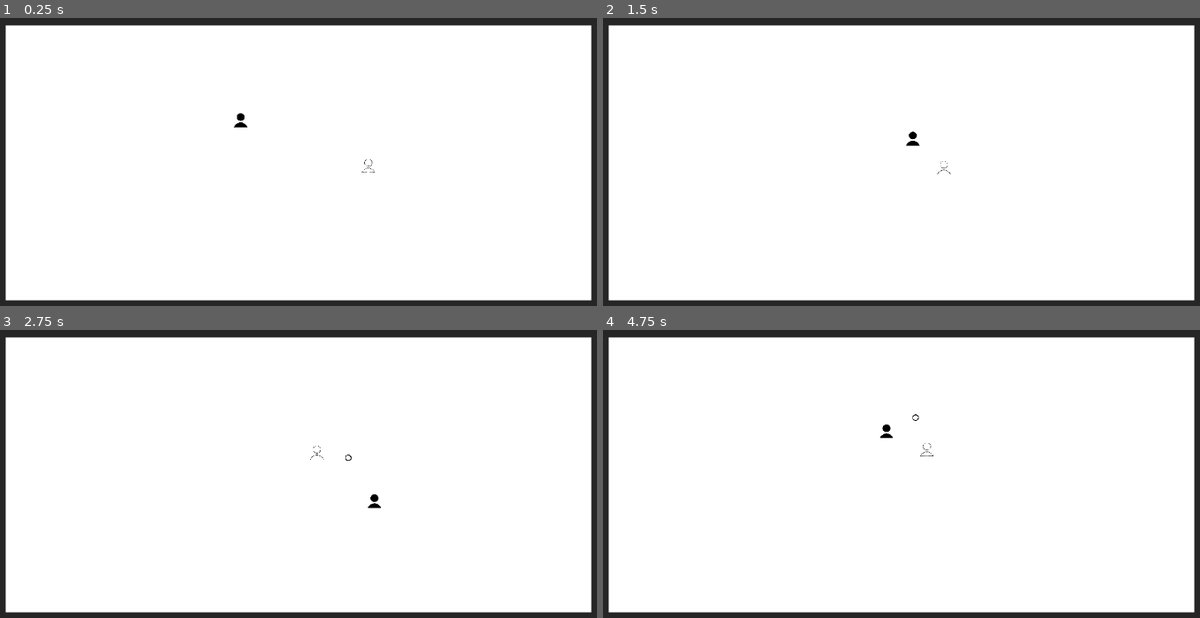
Above: before the commit, frames 1-4 (two rows, left to right).
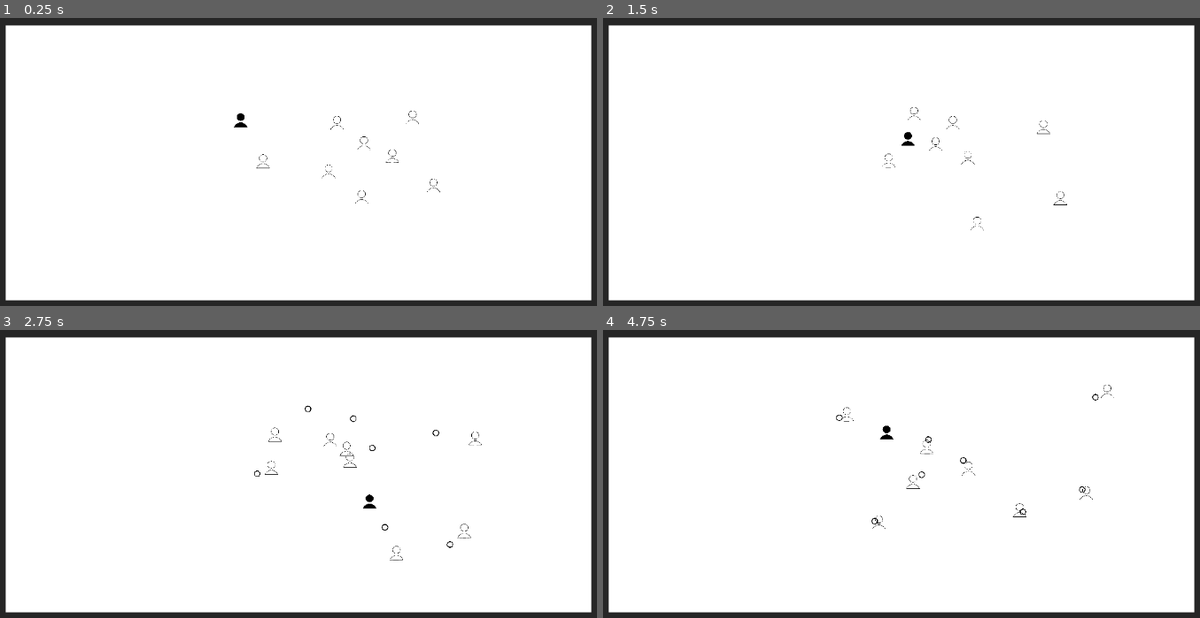
Above: after the commit, the same moments.

Repository: haihala/mankind-knew
Game: Godot game, scene res://world.tscn
Two runs of this game, one before a commit and one after it. Both use one fixed random seed, a clock stepped at 60 frames per second and the inputs below.
Inputs:
- Up to frame 1 (0.25 s): no input
- Up to frame 2 (1.5 s): hold D (move_right) 0.53-1.28 s; hold S (move_down) from 1.28 s (still down)
- Up to frame 3 (2.75 s): release S (move_down) at 2.03 s; hold D (move_right) from 2.03 s (still down)
- Up to frame 4 (4.75 s): release D (move_right) at 2.78 s; hold W (move_up) 2.78-3.53 s; hold A (move_left) from 3.53 s (still down)

The runs differ from the first frame. In frame 1, 0.2% of the frame differs, in the area x 42-74%, y 32-65%; in frame 2, 0.3%; in frame 3, 0.4%, in the area x 42-81%, y 26-81%; in frame 4, 0.4%.

Commit message:
NPCs know their beliefs, shoot projectiles accordingly and build up belief

Diff:
--- a/godot-project/npc.gd
+++ b/godot-project/npc.gd
@@ -1,11 +1,17 @@
 extends CharacterBody2D
+class_name NPC
+
+enum Belief {RED, GREEN, BLUE, PURPLE, TEAL}
 
 @export var projectile_scene: PackedScene
 @export var speed: float = 50
 var next_direction: Vector2
 var prev_direction: Vector2
+var beliefs: Dictionary = {}
+var total_belief: float = 0
 
 func _ready():
+	add_belief(Belief.values().pick_random(), 0.2)
 	update_decisions()
 
 func _physics_process(delta: float) -> void:
@@ -20,6 +26,16 @@
 	projectile.rotation = randf()*PI*2
 	projectile.creator = self
 	projectile.position = position
+
+	# Get a random belief
+	var rand_belief = randf() * total_belief
+	for belief in beliefs:
+		var amount = beliefs[belief]
+		if rand_belief < amount:
+			projectile.belief = belief
+			break
+		rand_belief -= amount
+
 	get_parent().add_child(projectile)
 
 func act_on_decisions():
@@ -28,5 +44,24 @@
 	velocity = direction * speed
 	move_and_slide()
 
-func influence():
-	print("I'm being influenced")
+func add_belief(belief: Belief, amount: float):
+	var current = beliefs.get_or_add(belief, 0)
+	beliefs[belief] = current + amount
+
+	var total = 0
+	for key in beliefs:
+		total += beliefs[key]
+
+	# Evenly shrink every belief so that we get under the total
+	if total > 1:
+		for key in beliefs:
+			beliefs[key] /= total
+		total_belief = 1
+	else:
+		total_belief = total
+
+	$ShotTimer.wait_time = 0.5 / total_belief
+
+func influence(belief: Belief):
+	add_belief(belief, 0.2)
+	print_debug(beliefs)
--- a/godot-project/projectile.gd
+++ b/godot-project/projectile.gd
@@ -1,6 +1,7 @@
 extends Area2D
 
 @export var speed: float = 50
+var belief: NPC.Belief
 var creator: Node
 
 func _physics_process(delta: float) -> void:
@@ -12,5 +13,5 @@
 		return
 
 	if body.has_method("influence"):
-		body.influence()
+		body.influence(belief)
 	queue_free()
--- a/godot-project/world.tscn
+++ b/godot-project/world.tscn
@@ -34,4 +34,25 @@
 position = Vector2(482, 256)
 
 [node name="NPC" parent="." instance=ExtResource("3_p6jtc")]
-position = Vector2(691, 330)
+position = Vector2(730, 314)
+
+[node name="NPC2" parent="." instance=ExtResource("3_p6jtc")]
+position = Vector2(678, 380)
+
+[node name="NPC3" parent="." instance=ExtResource("3_p6jtc")]
+position = Vector2(683, 295)
+
+[node name="NPC4" parent="." instance=ExtResource("3_p6jtc")]
+position = Vector2(794, 362)
+
+[node name="NPC5" parent="." instance=ExtResource("3_p6jtc")]
+position = Vector2(760, 251)
+
+[node name="NPC6" parent="." instance=ExtResource("3_p6jtc")]
+position = Vector2(625, 341)
+
+[node name="NPC7" parent="." instance=ExtResource("3_p6jtc")]
+position = Vector2(640, 261)
+
+[node name="NPC8" parent="." instance=ExtResource("3_p6jtc")]
+position = Vector2(517, 323)
